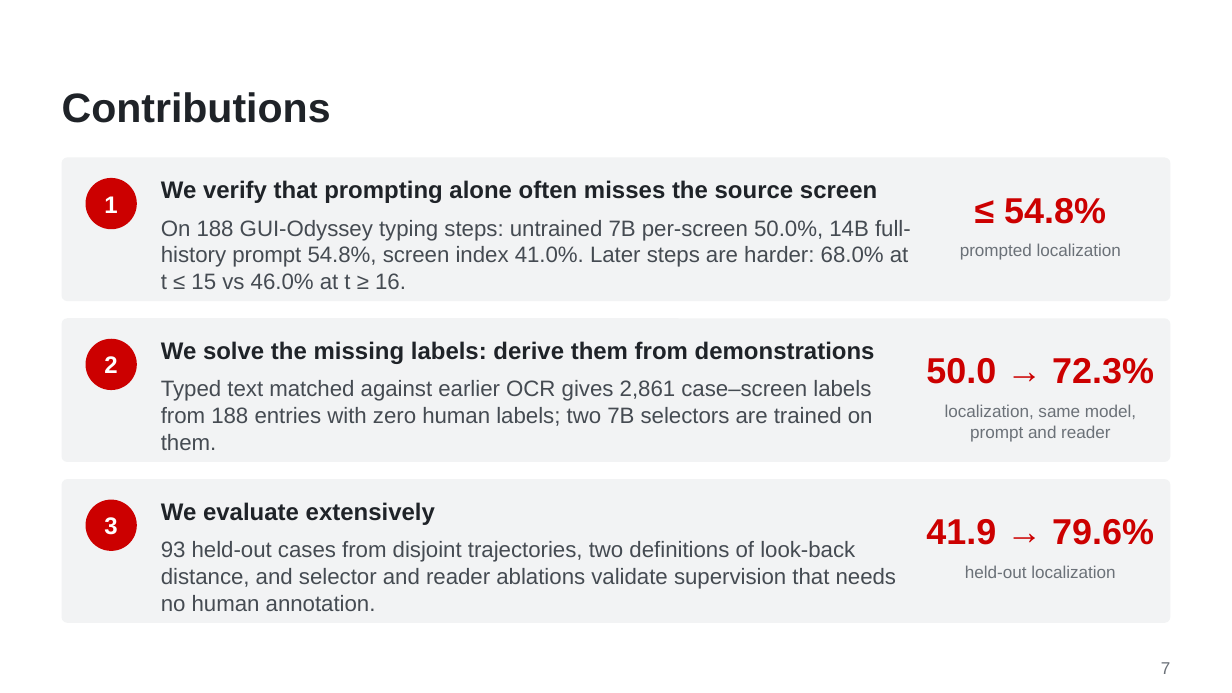
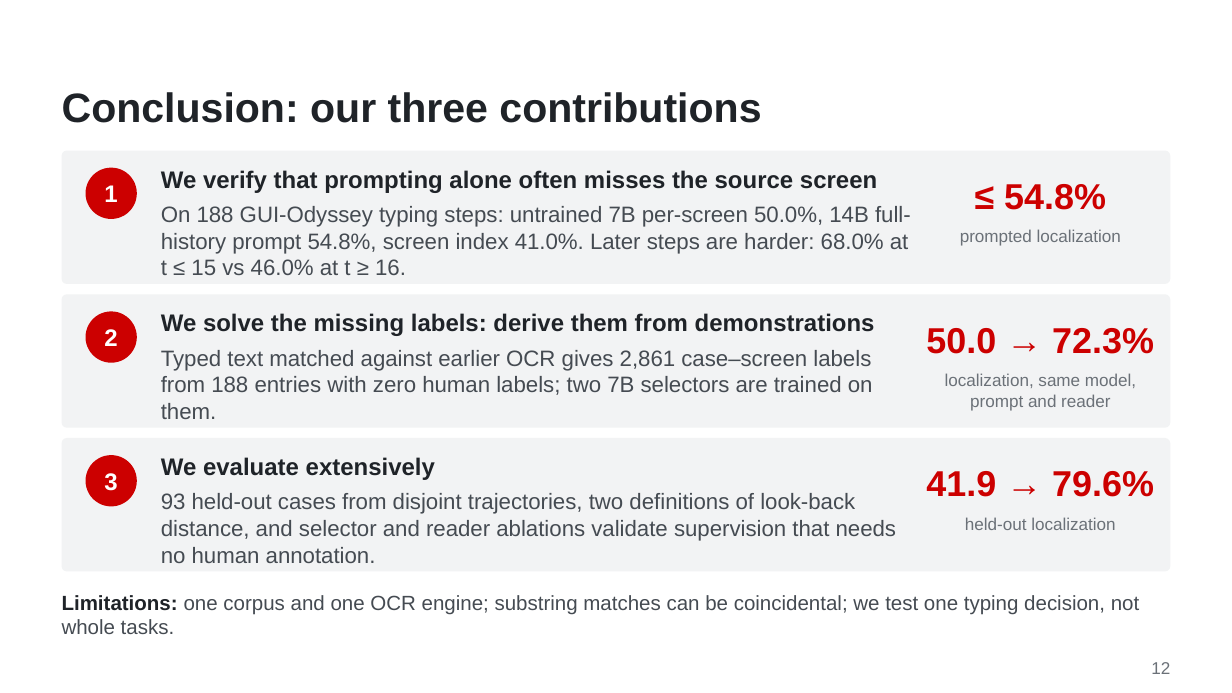
Before and after one commit to WMSlalalala/verifier-supervised-lookback, a slide deck: slide 12 of doc/Slides.pptx (slide 7 before the commit). Drawn at 1232x693 pixels with LibreOffice and Linux fonts; fonts in the diff are those of the drawing; background and template pictures are left out. Boxes give left, top, right and bottom in pixels: in the first picture for what was removed or moved away, otherwise in the second. Text is boxed around its words. In the diff, an @@ line names an element or a change of style, - is before the commit and + after.

```diff
--- a/doc/Slides.pptx
+++ b/doc/Slides.pptx
@@ title at [62,92,761,123]: text changed @@
-Contributions
+Conclusion: our three contributions
@@ rounded rectangle: place and size @@
-rounded rectangle at [62,158,1170,302]
+rounded rectangle at [62,150,1170,283]
@@ ellipse "1": place and size @@
-ellipse "1" at [85,177,137,229]
+ellipse "1" at [85,168,137,219]
@@ text "We verify that prompting alone ...": place and size @@
-text "We verify that prompting alone ..." at [161,180,877,203]
+text "We verify that prompting alone ..." at [161,170,877,193]
@@ 3 texts: place and size @@
-3 texts at [161,198,1121,289]
+3 texts at [161,184,1121,275]
@@ rounded rectangle: place and size @@
-rounded rectangle at [62,318,1170,462]
+rounded rectangle at [62,294,1170,428]
@@ ellipse "2": place and size @@
-ellipse "2" at [85,339,137,391]
+ellipse "2" at [85,312,137,363]
@@ text "We solve the missing labels: ...": place and size @@
-text "We solve the missing labels: ..." at [161,341,875,364]
+text "We solve the missing labels: ..." at [161,313,875,336]
@@ 3 texts: place and size @@
-3 texts at [161,358,1154,450]
+3 texts at [161,328,1154,419]
@@ rounded rectangle: place and size @@
-rounded rectangle at [62,479,1170,623]
+rounded rectangle at [62,439,1170,572]
@@ ellipse "3": place and size @@
-ellipse "3" at [85,500,137,552]
+ellipse "3" at [85,455,137,506]
@@ text "We evaluate extensively": place and size @@
-text "We evaluate extensively" at [161,502,435,525]
+text "We evaluate extensively" at [161,457,435,480]
@@ 3 texts: place and size @@
-3 texts at [161,519,1154,611]
+3 texts at [161,471,1154,563]
@@ text added at [62,595,1139,634], 12 pt, text #454B52 @@
+Limitations: one corpus and one OCR engine; substring matches can be coincidental; we test one typing decision, not whole tasks.
@@ text at [1151,662,1170,674]: text changed @@
-7
+12
```
Also in this commit, not shown: 7 other slides changed, 3 slides added, 8 slides removed, 6 other files.
